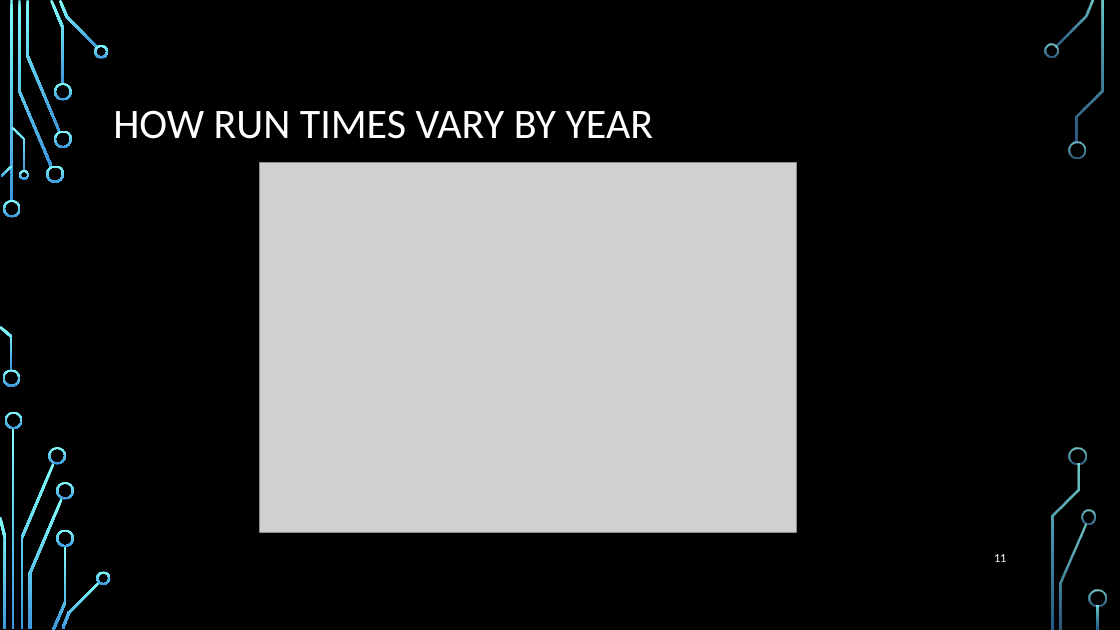
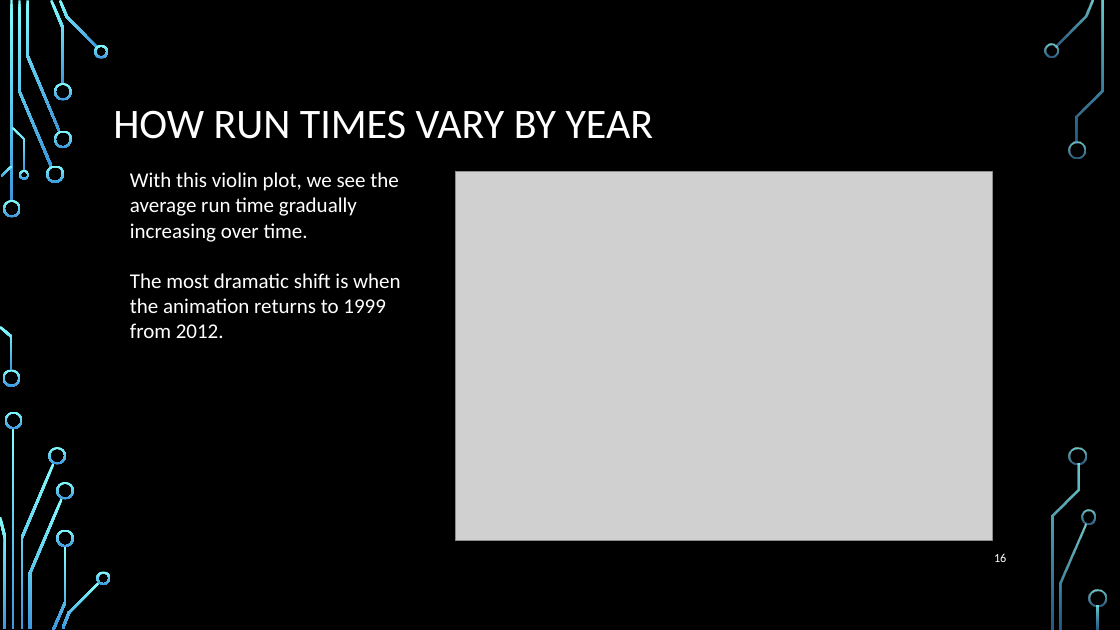
Before and after one commit to elkinst65/QTW_08, a slide deck: slide 16 of infographic.pptx (slide 11 before the commit). Drawn at 1120x630 pixels with LibreOffice and Linux fonts; fonts in the diff are those of the drawing; grey boxes stand for pictures; background and template pictures are left out. Boxes give left, top, right and bottom in pixels: in the first picture for what was removed or moved away, otherwise in the second. Text is boxed around its words. In the diff, an @@ line names an element or a change of style, - is before the commit and + after.

```diff
--- a/infographic.pptx
+++ b/infographic.pptx
@@ text added at (130,172,400,338), 18 pt, text #FFFFFF @@
+With this violin plot, we see the average run time gradually increasing over time.
+The most dramatic shift is when the animation returns to 1999 from 2012.
@@ picture: place and size @@
-picture at (260,163,797,533)
+picture at (455,171,992,541)
@@ page number at (994,553,1006,562): text changed @@
-11
+16
```
Also in this commit, not shown: 5 other slides changed, 2 slides added, 2 slides removed.
